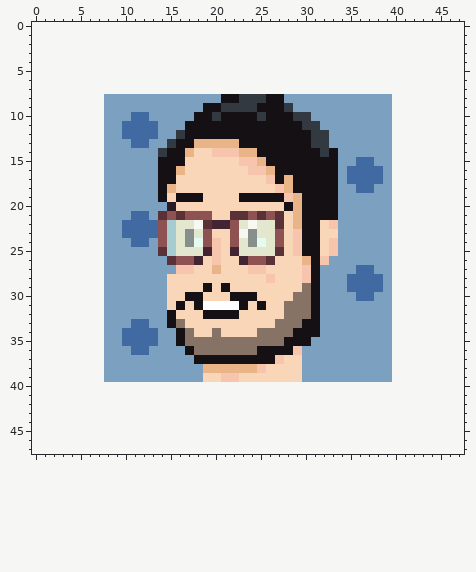
One commit to this pixel-art file: Instagram/PixelPortrait.aseprite. This is how it looked before the edit.
32x32 pixels, 1 frame. The old version is drawn lined up with the new one, on the new canvas.
After:
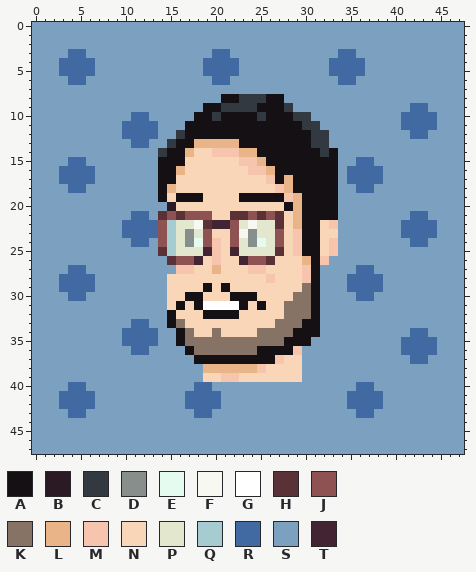
Palette (. is transparent): A #141013  B #2b1a23  C #333941  D #888e8b  E #e6fbf0  F #f7f8f1  G #ffffff  H #5b3138  J #8e5252  K #877365  L #e9b488  M #f7c4ad  N #fad6b8  P #e3e7cd  Q #a5ccd1  R #416aa3  S #7ca1c0  T #422433
Changes in this commit:
canvas 32x32 -> 48x48, the old top-left corner now at 8,8
@@ x 0..47 @@
- 0 ................................................
- 1 ................................................
- 2 ................................................
- 3 ................................................
- 4 ................................................
- 5 ................................................
- 6 ................................................
- 7 ................................................
- 8 ........SSSSSSSSSSSSSAACCCAASSSSSSSSSSSS........
- 9 ........SSSSSSSSSSSAACCCCAAACSSSSSSSSSSS........
-10 ........SSSRRSSSSSAACAAAACAAACCSSSSSSSSS........
-11 ........SSRRRRSSSAAAAAAAAAAAAACCSSSSSSSS........
-12 ........SSRRRRSSCAAAAAAAAAAAAAACCSSSSSSS........
-13 ........SSSRRSSCAALLLLLAAAAAAAACCSSSSSSS........
-14 ........SSSSSSCAALNNMMMLLAAAAAAACASSSSSS........
-15 ........SSSSSSAAANNNNNNMMLAAAAAAAASSRRSS........
-16 ........SSSSSSAALNNNNNNNMMLAAAAAAASRRRRS........
-17 ........SSSSSSAANNNNNNNNNNMALAAAAASRRRRS........
-18 ........SSSSSSALNNNNNNNNNNNMLAAAAASSRRSS........
-19 ........SSSSSSANAAANNNNAAAAAMLAAAASSSSSS........
-20 ........SSSSSSSBNNNNNNNNNNNNALAAAASSSSSS........
-21 ........SSSRRSHJHJJJNNHHJHJHNLAAAASSSSSS........
-22 ........SSRRRRJQPPFHTTJPFPPHNLAANMSSSSSS........
-23 ........SSRRRRJQPDPJNNJFDPPJNMAANNSSSSSS........
-24 ........SSSRRSJQPDEJMNJPDEPJNMAANMSSSSSS........
-25 ........SSSSSSHQPPPTMNTPPPPHNMAANMSSSSSS........
-26 ........SSSSSSSHJJTNMNNTJJHNNNLAMSSSSSSS........
-27 ........SSSSSSSSMMNNLNNNMMNNNNMASSSSRRSS........
-28 ........SSSSSSSNNNNNNNNNNNMNNNMASSSRRRRS........
-29 ........SSSSSSSNNNNANANNNNNNNNKASSSRRRRS........
-30 ........SSSSSSSNNAANNNAAANNNNKKASSSSRRSS........
-31 ........SSSSSSSNANAGGGGANANNKKKASSSSSSSS........
-32 ........SSSSSSSANNNAAAANNNNNKKKASSSSSSSS........
-33 ........SSSRRSSAKNNNNNNNNNNKKKAASSSSSSSS........
-34 ........SSRRRRSSAKNNKNNNNKKKKAAASSSSSSSS........
-35 ........SSRRRRSSAKKKKKKKKKKKAAASSSSSSSSS........
-36 ........SSSRRSSSSAKKKKKKKAAAAMSSSSSSSSSS........
-37 ........SSSSSSSSSSAAAAAAAAAMNNSSSSSSSSSS........
-38 ........SSSSSSSSSSSLLLLLLMNNNNSSSSSSSSSS........
-39 ........SSSSSSSSSSSNNMMNNNNNNNSSSSSSSSSS........
-40 ................................................
-41 ................................................
-42 ................................................
-43 ................................................
-44 ................................................
-45 ................................................
-46 ................................................
-47 ................................................
+ 0 SSSSSSSSSSSSSSSSSSSSSSSSSSSSSSSSSSSSSSSSSSSSSSSS
+ 1 SSSSSSSSSSSSSSSSSSSSSSSSSSSSSSSSSSSSSSSSSSSSSSSS
+ 2 SSSSSSSSSSSSSSSSSSSSSSSSSSSSSSSSSSSSSSSSSSSSSSSS
+ 3 SSSSRRSSSSSSSSSSSSSSRRSSSSSSSSSSSSRRSSSSSSSSSSSS
+ 4 SSSRRRRSSSSSSSSSSSSRRRRSSSSSSSSSSRRRRSSSSSSSSSSS
+ 5 SSSRRRRSSSSSSSSSSSSRRRRSSSSSSSSSSRRRRSSSSSSSSSSS
+ 6 SSSSRRSSSSSSSSSSSSSSRRSSSSSSSSSSSSRRSSSSSSSSSSSS
+ 7 SSSSSSSSSSSSSSSSSSSSSSSSSSSSSSSSSSSSSSSSSSSSSSSS
+ 8 SSSSSSSSSSSSSSSSSSSSSAACCCAASSSSSSSSSSSSSSSSSSSS
+ 9 SSSSSSSSSSSSSSSSSSSAACCCCAAACSSSSSSSSSSSSSRRSSSS
+10 SSSSSSSSSSSRRSSSSSAACAAAACAAACCSSSSSSSSSSRRRRSSS
+11 SSSSSSSSSSRRRRSSSAAAAAAAAAAAAACCSSSSSSSSSRRRRSSS
+12 SSSSSSSSSSRRRRSSCAAAAAAAAAAAAAACCSSSSSSSSSRRSSSS
+13 SSSSSSSSSSSRRSSCAALLLLLAAAAAAAACCSSSSSSSSSSSSSSS
+14 SSSSSSSSSSSSSSCAALNNMMMLLAAAAAAACASSSSSSSSSSSSSS
+15 SSSSRRSSSSSSSSAAANNNNNNMMLAAAAAAAASSRRSSSSSSSSSS
+16 SSSRRRRSSSSSSSAALNNNNNNNMMLAAAAAAASRRRRSSSSSSSSS
+17 SSSRRRRSSSSSSSAANNNNNNNNNNMALAAAAASRRRRSSSSSSSSS
+18 SSSSRRSSSSSSSSALNNNNNNNNNNNMLAAAAASSRRSSSSSSSSSS
+19 SSSSSSSSSSSSSSANAAANNNNAAAAAMLAAAASSSSSSSSSSSSSS
+20 SSSSSSSSSSSSSSSBNNNNNNNNNNNNALAAAASSSSSSSSSSSSSS
+21 SSSSSSSSSSSRRSHJHJJJNNHHJHJHNLAAAASSSSSSSSRRSSSS
+22 SSSSSSSSSSRRRRJQPPFHTTJPFPPHNLAANMSSSSSSSRRRRSSS
+23 SSSSSSSSSSRRRRJQPDPJNNJFDPPJNMAANNSSSSSSSRRRRSSS
+24 SSSSSSSSSSSRRSJQPDEJMNJPDEPJNMAANMSSSSSSSSRRSSSS
+25 SSSSSSSSSSSSSSHQPPPTMNTPPPPHNMAANMSSSSSSSSSSSSSS
+26 SSSSSSSSSSSSSSSHJJTNMNNTJJHNNNLAMSSSSSSSSSSSSSSS
+27 SSSSRRSSSSSSSSSSMMNNLNNNMMNNNNMASSSSRRSSSSSSSSSS
+28 SSSRRRRSSSSSSSSNNNNNNNNNNNMNNNMASSSRRRRSSSSSSSSS
+29 SSSRRRRSSSSSSSSNNNNANANNNNNNNNKASSSRRRRSSSSSSSSS
+30 SSSSRRSSSSSSSSSNNAANNNAAANNNNKKASSSSRRSSSSSSSSSS
+31 SSSSSSSSSSSSSSSNANAGGGGANANNKKKASSSSSSSSSSSSSSSS
+32 SSSSSSSSSSSSSSSANNNAAAANNNNNKKKASSSSSSSSSSSSSSSS
+33 SSSSSSSSSSSRRSSAKNNNNNNNNNNKKKAASSSSSSSSSSSSSSSS
+34 SSSSSSSSSSRRRRSSAKNNKNNNNKKKKAAASSSSSSSSSSRRSSSS
+35 SSSSSSSSSSRRRRSSAKKKKKKKKKKKAAASSSSSSSSSSRRRRSSS
+36 SSSSSSSSSSSRRSSSSAKKKKKKKAAAAMSSSSSSSSSSSRRRRSSS
+37 SSSSSSSSSSSSSSSSSSAAAAAAAAAMNNSSSSSSSSSSSSRRSSSS
+38 SSSSSSSSSSSSSSSSSSSLLLLLLMNNNNSSSSSSSSSSSSSSSSSS
+39 SSSSSSSSSSSSSSSSSSSNNMMNNNNNNNSSSSSSSSSSSSSSSSSS
+40 SSSSRRSSSSSSSSSSSSRRSSSSSSSSSSSSSSSSRRSSSSSSSSSS
+41 SSSRRRRSSSSSSSSSSRRRRSSSSSSSSSSSSSSRRRRSSSSSSSSS
+42 SSSRRRRSSSSSSSSSSRRRRSSSSSSSSSSSSSSRRRRSSSSSSSSS
+43 SSSSRRSSSSSSSSSSSSRRSSSSSSSSSSSSSSSSRRSSSSSSSSSS
+44 SSSSSSSSSSSSSSSSSSSSSSSSSSSSSSSSSSSSSSSSSSSSSSSS
+45 SSSSSSSSSSSSSSSSSSSSSSSSSSSSSSSSSSSSSSSSSSSSSSSS
+46 SSSSSSSSSSSSSSSSSSSSSSSSSSSSSSSSSSSSSSSSSSSSSSSS
+47 SSSSSSSSSSSSSSSSSSSSSSSSSSSSSSSSSSSSSSSSSSSSSSSS
Boxes around the changes in both pictures, in picture pixels (x1, y1, x2, y2):
added: (32, 22, 464, 454)
